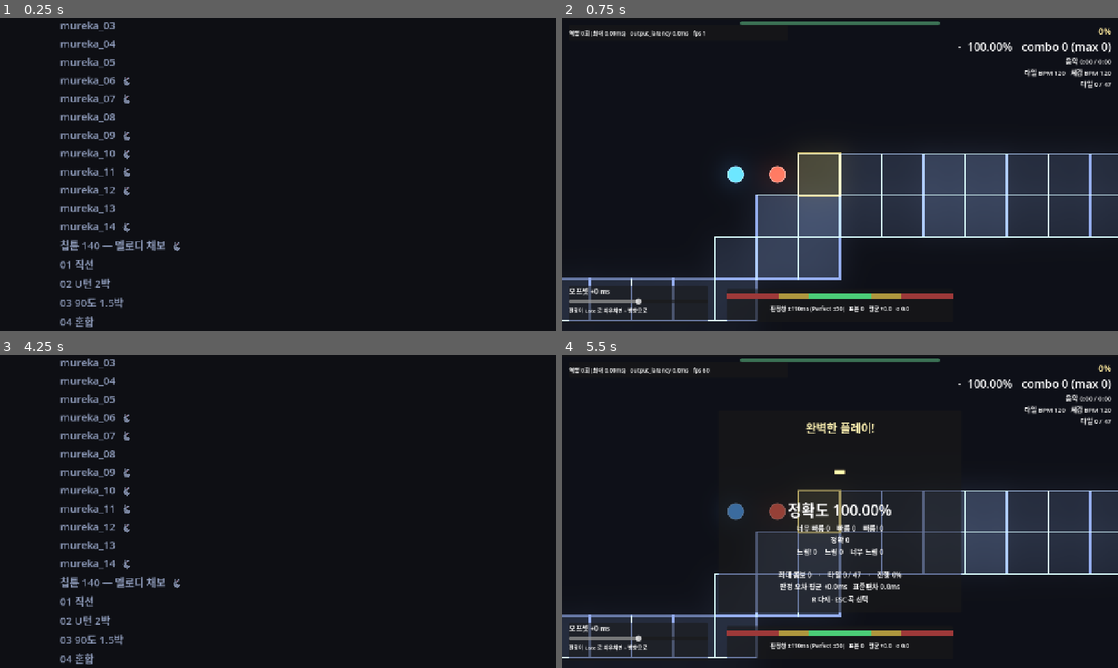
Above: before the commit, frames 1-4 (two rows, left to right).
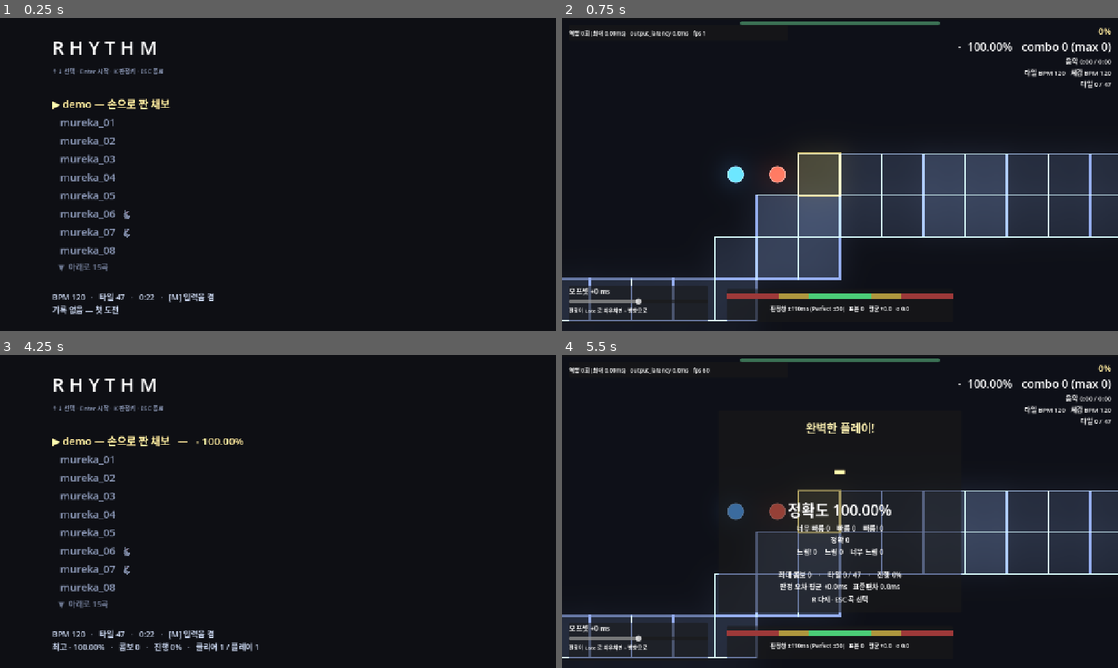
Above: after the commit, the same moments.

Repository: gook-lab/rhythm-godot
Game: Godot game, scene res://scenes/SongSelect.tscn
Same seed, same stepped clock (60 frames per second), same inputs: the game is played once before the commit and once after it. Sound files missing from this copy of the repository are replaced by a short silence.
Inputs (mouse positions are in pixels of both pictures, inside the frame that each line leads up to):
- Up to frame 1 (0.25 s): no input
- Up to frame 2 (0.75 s): tap Enter at 0.5 s; move the mouse to (962, 158) at 0.52 s; hold D from 0.53 s (still down); tap R at 0.6 s; click (962, 158) at 0.67 s
- Up to frame 3 (4.25 s): tap Space at 0.77, 1.52, 2, 3.02, 3.5, 3.77 s; move the mouse to (166, 527) at 1.27 s; release D at 1.28 s; hold Down 1.28-2.03 s; tap Shift at 1.35 s; move the mouse to (333, 442) at 2.02 s; hold D 2.03-2.78 s; tap Ctrl at 2.1 s; tap Enter at 2.75 s; move the mouse to (250, 574) at 2.77 s; hold Up 2.78-3.53 s; tap Alt at 2.85 s; click (250, 574) at 2.92 s; move the mouse to (444, 558) at 3.52 s; hold Down from 3.53 s (still down); tap Tab at 3.6 s; tap Escape at 4.15 s
- Up to frame 4 (5.5 s): keep holding Down; move the mouse to (673, 464) at 4.27 s; tap Enter at 4.35 s; tap Space at 4.52 s; move the mouse to (867, 511) at 5.02 s; tap Keypad Enter at 5.1 s; click (867, 511) at 5.17 s

The runs differ from the first frame. In frame 1, 4.8% of the frame differs, in the area x 9-39%, y 1-99%; in frame 2, nothing differs; in frame 3, 5.1%, in the area x 9-47%, y 1-99%; in frame 4, nothing differs.

Commit message:
fix(곡선택): 24곡에서 목록이 화면을 넘어 16곡이 안 보이던 것
목록을 전부 그리다 보니 1254px 가 720px 뷰포트를 넘었다. ↑↓ 로 선택은
되니까 '고를 수는 있지만 볼 수는 없는' 상태였다 — 곡이 늘어야 드러난다.

선택 중심 9줄 창 + 위아래 '▲/▼ N곡' 표시로 바꿨다. 9줄은 실측이다:
곡 행 42.3px(라벨 34 + 줄간격 8) · 표시 34px · 목록 외 UI 238px 이라
(720-238-68)/42.3 = 9.8 줄. 줄간격을 빼먹고 12줄로 잡았다가 773px 로 또 넘쳤다.

곁다리로 목록을 다시 그릴 때 queue_free 만 하던 것을 remove_child 후 해제로
고쳤다 — queue_free 는 프레임 끝에 처리되므로 그 프레임 동안 옛 줄과 새 줄이
같이 붙어 컨테이너가 둘 다 배치한다(목록이 두 배로 늘었다 돌아온다).

SelectRunner 가 둘을 잠근다: '목록이 화면 안에 들어온다'와 '선택한 곡은 항상
그려진다'. 후자가 핵심 — 창 계산이 틀리면 선택은 되는데 화면에 없고,
증상이 오버플로와 똑같아서 원인을 헷갈리게 만든다.

Diff:
--- a/scripts/SongSelect.gd
+++ b/scripts/SongSelect.gd
@@ -73,10 +73,33 @@
 	return out
 
 
+## 목록을 '선택 주변 창'으로만 그린다.
+##
+## 곡이 늘면 전부 그리던 목록이 화면을 넘는데, ↑↓ 로 선택은 되니까
+## '고를 수는 있지만 볼 수는 없는' 상태가 된다 — 실측(채보 24개):
+## 목록 1016px + 목록 외 238px = 1254px 가 720px 뷰포트에 들어가 16곡이 잘렸다.
+##
+## 9줄인 근거(실측): 곡 한 줄은 라벨 34px + 줄간격 8px = 42.3px, '더 있음' 표시는
+## 26+8 = 34px, 목록 외 UI 가 238px 이다. 가용 720-238 = 482px 에서 표시 두 줄(68)을
+## 빼면 414px = 9.8줄 -> 9줄. (줄간격을 빼먹고 12줄로 잡았다가 773px 로 넘쳤다.)
+## 레이아웃이나 곡 수가 바뀌면 SelectRunner 의 '목록이 화면 안에 들어온다' 가 잡는다.
+const VISIBLE_ROWS := 9
+
+
 func _rebuild() -> void:
 	for ch in _list.get_children():
+		# queue_free 만 하면 이번 프레임 동안 옛 줄과 새 줄이 같이 붙어 있어
+		# 컨테이너가 둘 다 배치한다 — 한 프레임 목록이 두 배로 늘었다 돌아온다.
+		# 트리에서 먼저 떼고 나서 해제한다.
+		_list.remove_child(ch)
 		ch.queue_free()
-	for i in range(_entries.size()):
+	# 선택을 가운데 두되, 목록 끝에서는 창을 끝에 붙인다(빈 줄을 만들지 않는다).
+	var lo := clampi(_sel - VISIBLE_ROWS / 2, 0,
+		maxi(0, _entries.size() - VISIBLE_ROWS))
+	var hi := mini(lo + VISIBLE_ROWS, _entries.size())
+	if lo > 0:
+		_list.add_child(_more_label("▲  위로 %d곡" % lo))
+	for i in range(lo, hi):
 		var e: Dictionary = _entries[i]
 		var l := Label.new()
 		var mark := "▶ " if i == _sel else "   "
@@ -90,6 +113,8 @@
 		else:
 			l.modulate = Color(0.55, 0.6, 0.72)
 		_list.add_child(l)
+	if hi < _entries.size():
+		_list.add_child(_more_label("▼  아래로 %d곡" % (_entries.size() - hi)))
 	if _entries.is_empty():
 		_info.text = "차트가 없다 — python3 tools/make_charts.py"
 		return
@@ -97,6 +122,15 @@
 	_info.text = "BPM %.0f   ·   타일 %d   ·   %d:%02d   ·   [M] 입력음 %s\n%s" % [
 		e.bpm, e.tiles, int(e.secs) / 60, int(e.secs) % 60,
 		"켬" if Records.sfx_enabled else "끔", _record_line(e.path)]
+
+
+## 창 위아래의 '더 있음' 표시. 곡 행보다 작고 흐리게 — 고를 수 없는 줄이기 때문이다.
+func _more_label(text: String) -> Label:
+	var l := Label.new()
+	l.text = "   " + text
+	l.add_theme_font_size_override("font_size", 18)
+	l.modulate = Color(0.42, 0.46, 0.56)
+	return l
 
 
 ## 목록 행 끝에 붙는 기록 요약. 클리어했으면 랭크가, 못 했으면 진행도가 성적표다.
--- a/tests/SelectRunner.gd
+++ b/tests/SelectRunner.gd
@@ -68,5 +68,42 @@
 	sel._input(key(KEY_M))
 	ok(Records.sfx_enabled == was, "M 두 번 -> 원래대로")
 
+	# 목록이 화면을 넘지 않아야 한다. 넘으면 아래 곡들이 안 보이는데,
+	# ↑↓ 로 선택은 되니까 '고를 수는 있지만 볼 수는 없는' 상태가 된다 —
+	# 곡이 늘어야 드러나는 종류라 채보 수와 함께 자동으로 지키게 둔다.
+	await get_tree().process_frame
+	await get_tree().process_frame
+	var vp := sel.get_viewport().get_visible_rect().size.y
+	var vbox: Control = sel.get_node("Margin/VBox")
+	var lst: Control = sel.get_node("Margin/VBox/List")
+	var row_h: float = (lst.get_child(0) as Control).size.y if lst.get_child_count() > 0 else 0.0
+	print("  목록 %d곡 · 리스트 %.0fpx (한 줄 %.0fpx) · VBox %.0fpx / 뷰포트 %.0fpx · 목록 외 %.0fpx"
+		% [lst.get_child_count(), lst.size.y, row_h, vbox.size.y, vp, vbox.size.y - lst.size.y])
+	ok(vbox.size.y <= vp,
+		"목록이 화면 안에 들어온다 (%.0f <= %.0f)" % [vbox.size.y, vp])
+
+	# 목록 창의 불변식: 어디를 고르든 '고른 줄이 실제로 그려져 있어야' 한다.
+	# 창 계산이 틀리면 선택은 되는데 화면에 없는 상태가 되고, 그건 목록이
+	# 넘쳐서 안 보이던 것과 증상이 똑같다.
+	var n := entries.size()
+	for target in [0, 1, n / 2, n - 2, n - 1]:
+		if target < 0 or target >= n:
+			continue
+		while int(sel.get("_sel")) > target:
+			sel._input(key(KEY_UP))
+		while int(sel.get("_sel")) < target:
+			sel._input(key(KEY_DOWN))
+		var want: String = entries[target].title
+		var shown := false
+		var rows := 0
+		for ch in sel.get_node("Margin/VBox/List").get_children():
+			var t: String = (ch as Label).text
+			if t.begins_with("▶ ") and t.contains(want):
+				shown = true
+			if not t.strip_edges().begins_with("▲") and not t.strip_edges().begins_with("▼"):
+				rows += 1
+		ok(shown, "%d번째 선택이 화면에 그려진다 (%s)" % [target, want])
+		ok(rows <= sel.VISIBLE_ROWS, "그려진 곡 줄 %d <= %d" % [rows, sel.VISIBLE_ROWS])
+
 	print("PASS" if _fails == 0 else "FAILED %d" % _fails)
 	get_tree().quit(_fails)
